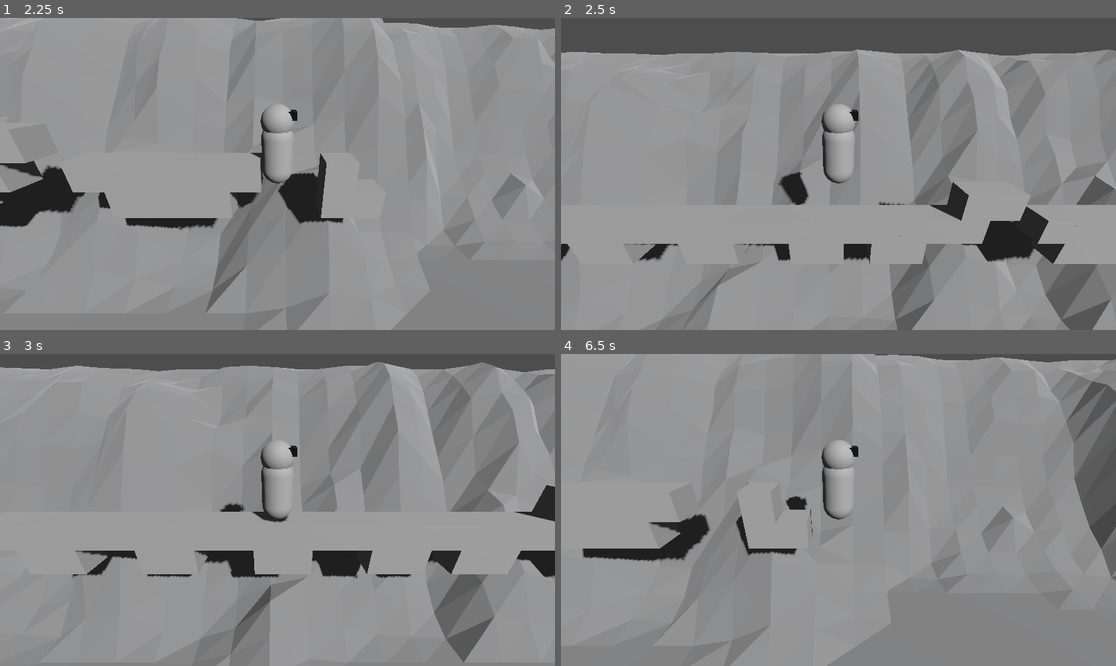
Above: before the commit, frames 1-4 (two rows, left to right).
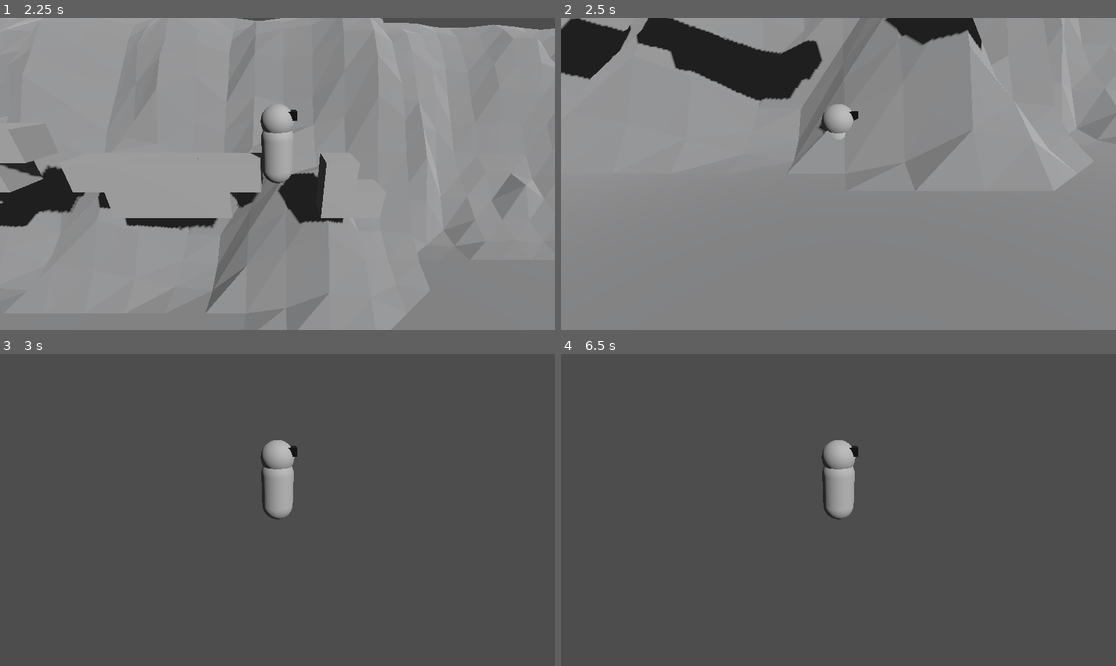
Above: after the commit, the same moments.

Repository: thewasmans/2025-dinojam
Game: Godot game, scene res://scenes/game.tscn
Two runs of this game, one before a commit and one after it. Both use one fixed random seed, a clock stepped at 60 frames per second and the inputs below.
Inputs:
- Up to frame 1 (2.25 s): tap Enter at 0.5 s; hold D (forward) 0.53-2.03 s; tap Space (jump) at 0.77, 1.52 s; hold A (backward) from 2.03 s (still down)
- Up to frame 2 (2.5 s): keep holding A (backward)
- Up to frame 3 (3 s): keep holding A (backward)
- Up to frame 4 (6.5 s): tap Space (jump) at 3.02, 3.77, 4.52, 5, 6.02 s; release A (backward) at 4.28 s; hold D (forward) from 4.28 s (still down)

Frame 1 is identical in both runs. In frame 2, 29% of the frame differs, in the area x 0-100%, y 0-100%; in frame 3, 92%; in frame 4, 95%.

Commit message:
Remove the reload scene from the death area

Diff:
--- a/scripts/death_area.gd
+++ b/scripts/death_area.gd
@@ -12,7 +12,5 @@
 	model_3d.visible = debug
 
 func _on_body_entered(body:Node3D)->void:
-	if body as PlayerCharacter : player_death.emit()
-
-func _on_player_death()->void:
-	get_tree().reload_current_scene()
+	if body as PlayerCharacter :
+		player_death.emit()
